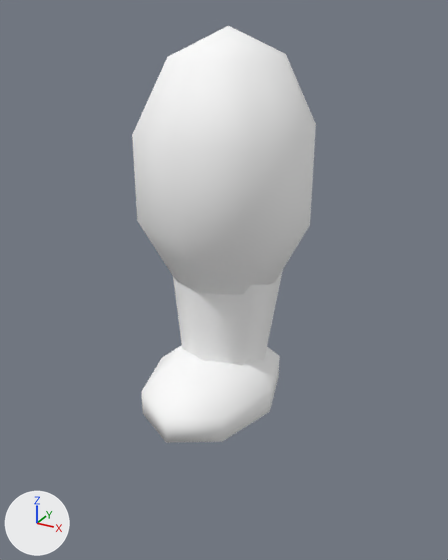
Before and after pictures for a commit that changed the glTF model public/models/ville_cos_fam_licorne_patte.glb.
The view is the same before and after, from a camera (50 mm lens) standing at (0.13, -0.24, 0.037) and looking at (-0.002, 0.0, -0.083). The lights are fixed; the arrows at lower left show +X, +Y and +Z. The picture after the commit comes second. Vertices at exactly the same position are counted once.

Script lines for the objects in view, before the commit:
```python
me_cos_fam_licorne_patte = bpy.data.meshes.new('cos_fam_licorne_patte')
me_cos_fam_licorne_patte.from_pydata(...)  # 100 vertices, 142 faces; spans x -0.04..0.04, y -0.057..0.044, z -0.153..0.03
me_cos_fam_licorne_patte.materials.append(mat_flat)
ob_cos_fam_licorne_patte = bpy.data.objects.new('cos_fam_licorne_patte', me_cos_fam_licorne_patte)
ob_cos_fam_licorne_patte.location = (0.0, 0.0, 0.0)
```
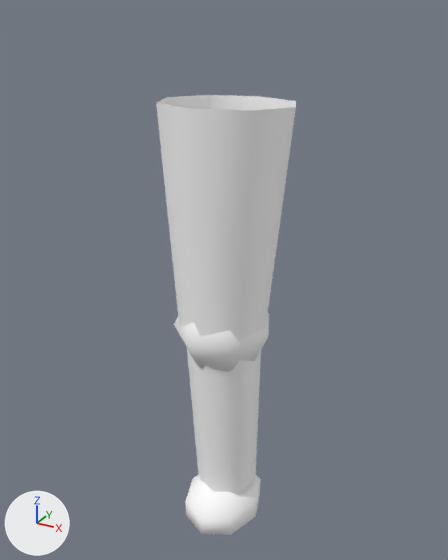
Edits to the bpy script that builds the scene:
```text
Change me_cos_fam_licorne_patte:
    used by ob_cos_fam_licorne_patte; location = (0.0, 0.0, 0.0)
    remove me_cos_fam_licorne_patte.from_pydata(...)  # 100 vertices, 142 faces; spans x -0.04..0.04, y -0.057..0.044, z -0.153..0.03
    add me_cos_fam_licorne_patte.from_pydata(...)  # 99 vertices, 136 faces; spans x -0.031..0.031, y -0.031..0.031, z -0.229..0.001
    me_cos_fam_licorne_patte part 1: the loose piece of 39 vertices spanning x -0.03..0.03, y -0.057..0.029, z -0.153..-0.113 is scaled about its middle by (0.656, 0.578, 0.8), then moved by (0.0, 0.01, -0.08)
    me_cos_fam_licorne_patte part 2: the loose piece of 45 vertices spanning x -0.04..0.04, y -0.044..0.044, z -0.09..0.03 is rebuilt with 18 vertices and now spans x -0.031..0.031, y -0.031..0.031, z -0.106..0.001
    me_cos_fam_licorne_patte part 3: the loose piece of 16 vertices spanning x -0.026..0.026, y -0.027..0.024, z -0.126..-0.068 is rebuilt with 26 vertices and now spans x -0.022..0.024, y -0.029..0.021, z -0.127..-0.083
    me_cos_fam_licorne_patte part 4: a new loose piece of 16 vertices spanning x -0.019..0.019, y -0.023..0.014, z -0.201..-0.104, in mat_flat
```

Location of each change, (x1, y1, x2, y2) in pixels of the pictures (448 x 560 px; the box of a moved part takes in the faces that stretch with it):
'cos_fam_licorne_patte', reshaped (24% narrower): before (132, 26, 316, 443); after (156, 95, 296, 534)
part 1 of me_cos_fam_licorne_patte, moved or reshaped: before (141, 345, 280, 443); after (185, 475, 261, 534)
part 2 of me_cos_fam_licorne_patte, rebuilt (24% narrower, 8% shorter): before (132, 26, 316, 294); after (156, 95, 296, 341)
part 3 of me_cos_fam_licorne_patte, rebuilt (14% narrower, 38% shorter): before (173, 270, 283, 366); after (174, 313, 269, 372)
part 4 of me_cos_fam_licorne_patte, added: after (187, 349, 261, 494)
